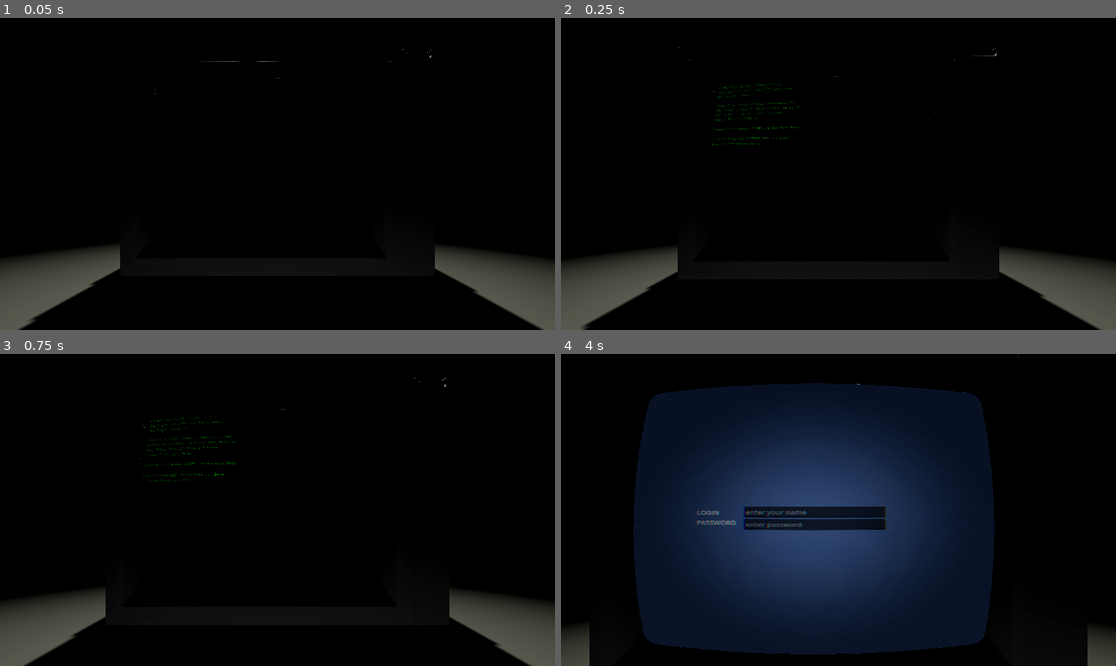
Above: before the commit, frames 1-4 (two rows, left to right).
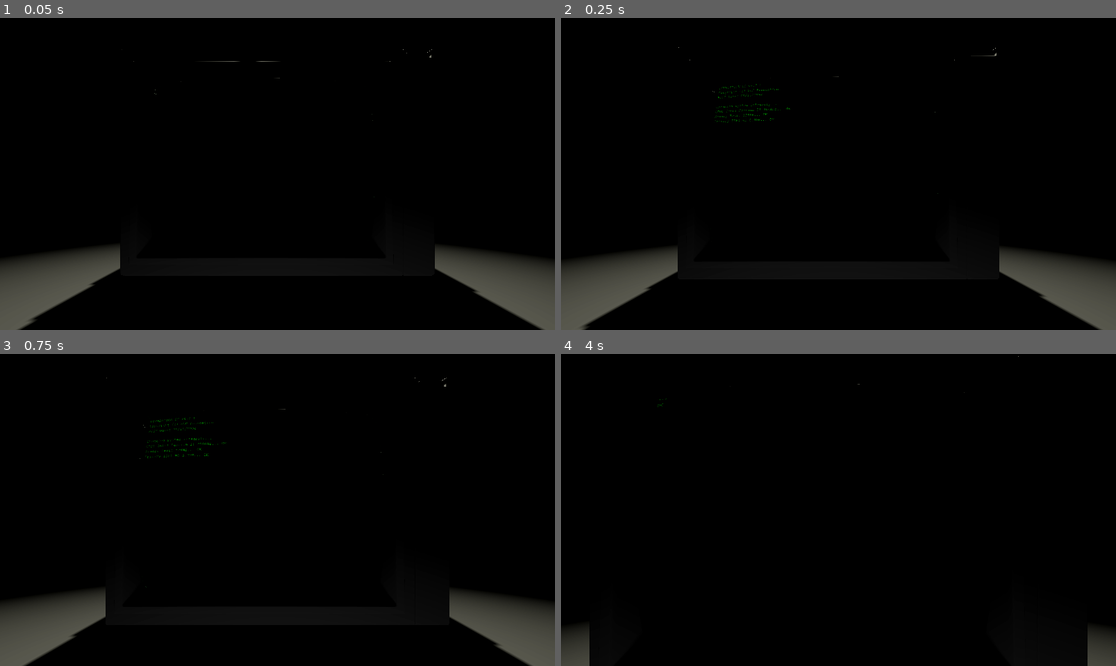
Above: after the commit, the same moments.

Repository: byvfx/scp-recursive
Game: Godot game, scene res://scenes/main/game.tscn
Same seed, same stepped clock (60 frames per second), same inputs: the game is played once before the commit and once after it.
Inputs:
- Up to frame 1 (0.05 s): no input
- Up to frame 2 (0.25 s): no input
- Up to frame 3 (0.75 s): tap Enter (ui_accept) at 0.5 s; hold Page Up (ui_page_up) from 0.53 s (still down); hold Space (ui_select) from 0.53 s (still down)
- Up to frame 4 (4 s): tap Enter (ui_accept) at 0.77, 0.8, 1.07, 1.35, 1.52, 1.82, 2.3, 3.02, 3.32 s; release Page Up (ui_page_up) at 1.28 s; release Space (ui_select) at 1.28 s; hold Page Down (ui_page_down) 1.28-2.03 s; tap Space (ui_select) at 1.55, 2.85 s; hold Space (ui_select) 2.03-2.78 s; hold Page Up (ui_page_up) 2.03-3.53 s; hold Page Down (ui_page_down) from 3.53 s (still down); hold Enter (ui_accept) from 3.53 s (still down)

Frame 1 is identical in both runs. In frame 2, 0.3% of the frame differs, in the area x 27-43%, y 20-41%; in frame 3, 0.3%; in frame 4, 43%, in the area x 13-79%, y 9-97%.
Error before the commit: Cannot call method 'queue_free' on a previously freed instance. (res://scenes/main/ui_flow_controller.gd:18)
Error after the commit: Trying to assign invalid previously freed instance. (res://scenes/main/ui_flow_controller.gd:100)

Commit message:
Refactor UI flow and boot screen logic; add login functionality and improve scene structure

Diff:
--- a/scenes/main/ui_flow_controller.gd
+++ b/scenes/main/ui_flow_controller.gd
@@ -1,26 +1,273 @@
+# res://scenes/main/ui_flow_controller.gd
 extends Control
-#class_name UIFlowController
-
+class_name UIFlowController
+
+## Manages transitions between different UI screens in SCP-████
+## Handles boot → login → desktop → terminal flow
+
+# Preload all UI screens
+const BootScreen := preload("res://scenes/ui/boot_screen/boot_screen.tscn")
 const LoginScreen := preload("res://scenes/ui/login_screen/login_screen.tscn")
-
-@onready var boot := $BootScreen
+const Desktop := preload("res://scenes/ui/desktop/desktop.tscn")
+# const Terminal := preload("res://scenes/ui/terminal/terminal.tscn")
+
+# Screen references
+var boot_screen: Control = null
+var current_screen: Control = null
+var transitioning: bool = false
+
+# Transition settings
+@export var fade_duration: float = 0.4
+@export var auto_start_boot: bool = true
+
+# Signals for game state
+signal boot_completed()
+signal login_successful(username: String)
+signal desktop_ready()
+signal terminal_opened()
+signal screen_changed(screen_name: String)
 
 func _ready() -> void:
+	# Ensure we fill available space
+	set_anchors_preset(Control.PRESET_FULL_RECT)
+	mouse_filter = Control.MOUSE_FILTER_IGNORE  # Let clicks pass through to children
+
+	if auto_start_boot:
+		# Check if BootScreen is already a child (from scene)
+		boot_screen = get_node_or_null("BootScreen")
+		if boot_screen:
+			# BootScreen exists as child in scene
+			_setup_boot_screen(boot_screen)
+		else:
+			# Create boot screen dynamically
+			show_boot_screen()
+
+## Show the boot screen
+func show_boot_screen() -> void:
+	if transitioning:
+		return
+
+	var boot := BootScreen.instantiate()
+	add_child(boot)
 	boot.set_anchors_preset(Control.PRESET_FULL_RECT)
-	boot.boot_complete.connect(_on_boot_complete)
-
+	_setup_boot_screen(boot)
+	boot_screen = boot
+	current_screen = boot
+	screen_changed.emit("boot")
+
+## Setup boot screen connections
+func _setup_boot_screen(boot: Control) -> void:
+	if boot.has_signal("boot_complete"):
+		if not boot.boot_complete.is_connected(_on_boot_complete):
+			boot.boot_complete.connect(_on_boot_complete)
+
+## Handle boot completion
 func _on_boot_complete() -> void:
-	# Fade out boot
-	var t = get_tree().create_tween()
-	t.tween_property(boot, "modulate:a", 0.0, 0.4)
-	await t.finished
-
-	boot.queue_free()
-
-	# Instance login, full screen, fade in
+	print("Boot complete, transitioning to login...")
+	boot_completed.emit()
+	await transition_to_login()
+
+## Transition to login screen
+func transition_to_login() -> void:
+	if transitioning:
+		return
+
+	transitioning = true
+
+	# Create login screen (invisible initially)
 	var login := LoginScreen.instantiate()
 	add_child(login)
+	login.set_anchors_preset(Control.PRESET_FULL_RECT)
 	login.modulate.a = 0.0
 
-	var t2 = get_tree().create_tween()
-	t2.tween_property(login, "modulate:a", 1.0, 0.4)
+	# Connect login signals if they exist
+	if login.has_signal("login_successful"):
+		login.login_successful.connect(_on_login_successful)
+
+	# Fade out boot screen
+	if boot_screen:
+		var fade_out = get_tree().create_tween()
+		fade_out.tween_property(boot_screen, "modulate:a", 0.0, fade_duration)
+		await fade_out.finished
+		boot_screen.queue_free()
+		boot_screen = null
+
+	# Fade in login screen
+	var fade_in = get_tree().create_tween()
+	fade_in.tween_property(login, "modulate:a", 1.0, fade_duration)
+	await fade_in.finished
+
+	current_screen = login
+	transitioning = false
+	screen_changed.emit("login")
+
+## Handle successful login
+func _on_login_successful(username: String = "NEW_RESEARCHER") -> void:
+	print("Login successful for: ", username)
+	login_successful.emit(username)
+	await transition_to_desktop()
+
+## Transition to desktop screen
+func transition_to_desktop() -> void:
+	if transitioning:
+		return
+
+	transitioning = true
+
+	# Create desktop screen (invisible initially)
+	var desktop := Desktop.instantiate()
+	add_child(desktop)
+	desktop.set_anchors_preset(Control.PRESET_FULL_RECT)
+	desktop.modulate.a = 0.0
+
+	# Connect desktop signals if they exist
+	if desktop.has_signal("terminal_requested"):
+		desktop.terminal_requested.connect(_on_terminal_requested)
+
+	# Fade out login screen
+	if current_screen and is_instance_valid(current_screen):
+		var fade_out = get_tree().create_tween()
+		fade_out.tween_property(current_screen, "modulate:a", 0.0, fade_duration)
+		await fade_out.finished
+		current_screen.queue_free()
+
+	# Fade in desktop screen
+	var fade_in = get_tree().create_tween()
+	fade_in.tween_property(desktop, "modulate:a", 1.0, fade_duration)
+	await fade_in.finished
+
+	current_screen = desktop
+	transitioning = false
+	desktop_ready.emit()
+	screen_changed.emit("desktop")
+
+## Handle terminal request from desktop
+func _on_terminal_requested() -> void:
+	print("Terminal requested from desktop")
+	terminal_opened.emit()
+	# await transition_to_terminal()  # Implement when terminal is ready
+
+## Generic transition between screens
+func transition_to_screen(new_screen: Control, screen_name: String) -> void:
+	if transitioning:
+		return
+
+	transitioning = true
+
+	# Add new screen
+	add_child(new_screen)
+	new_screen.set_anchors_preset(Control.PRESET_FULL_RECT)
+	new_screen.modulate.a = 0.0
+
+	# Fade transition
+	if current_screen and is_instance_valid(current_screen):
+		var fade_out = get_tree().create_tween()
+		fade_out.tween_property(current_screen, "modulate:a", 0.0, fade_duration)
+		await fade_out.finished
+		current_screen.queue_free()
+
+	var fade_in = get_tree().create_tween()
+	fade_in.tween_property(new_screen, "modulate:a", 1.0, fade_duration)
+	await fade_in.finished
+
+	current_screen = new_screen
+	transitioning = false
+	screen_changed.emit(screen_name)
+
+## Glitch transition for horror moments
+func glitch_transition(new_screen: Control, screen_name: String) -> void:
+	if transitioning:
+		return
+
+	transitioning = true
+
+	# Quick flicker effect
+	if current_screen and is_instance_valid(current_screen):
+		for i in range(3):
+			current_screen.visible = false
+			await get_tree().create_timer(0.05).timeout
+			current_screen.visible = true
+			await get_tree().create_timer(0.05).timeout
+		current_screen.queue_free()
+
+	# Add new screen with distortion
+	add_child(new_screen)
+	new_screen.set_anchors_preset(Control.PRESET_FULL_RECT)
+
+	# Simulate glitch colors
+	var original_modulate = new_screen.modulate
+	for i in range(5):
+		new_screen.modulate = Color(
+			randf_range(0.5, 1.0),
+			randf_range(0.8, 1.0),
+			randf_range(0.5, 1.0)
+		)
+		await get_tree().create_timer(0.03).timeout
+	new_screen.modulate = original_modulate
+
+	current_screen = new_screen
+	transitioning = false
+	screen_changed.emit(screen_name)
+
+## Force restart (for entity intervention)
+func force_reboot(message: String = "") -> void:
+	print("Forcing reboot...")
+
+	# Clear everything
+	for child in get_children():
+		child.queue_free()
+
+	current_screen = null
+	transitioning = false
+
+	# Wait a frame for cleanup
+	await get_tree().process_frame
+
+	# Start boot with custom message if provided
+	if message != "":
+		var boot := BootScreen.instantiate()
+		# You could pass the custom message to boot screen here
+		# boot.custom_message = message
+		add_child(boot)
+		boot.set_anchors_preset(Control.PRESET_FULL_RECT)
+		_setup_boot_screen(boot)
+		boot_screen = boot
+		current_screen = boot
+	else:
+		show_boot_screen()
+
+## Get current screen name for state tracking
+func get_current_screen_name() -> String:
+	if not current_screen:
+		return "none"
+
+	# Try to identify screen by node name or class
+	if current_screen.has_method("get_screen_name"):
+		return current_screen.get_screen_name()
+
+	var screen_name = current_screen.name.to_lower()
+	if "boot" in screen_name:
+		return "boot"
+	elif "login" in screen_name:
+		return "login"
+	elif "desktop" in screen_name:
+		return "desktop"
+	elif "terminal" in screen_name:
+		return "terminal"
+
+	return screen_name
+
+## Check if we're in transition (useful for preventing input)
+func is_transitioning() -> bool:
+	return transitioning
+
+## Debug function to skip to specific screen
+func _input(event: InputEvent) -> void:
+	# Debug shortcuts (remove in production)
+	if OS.is_debug_build():
+		if event.is_action_pressed("ui_page_up"):  # PageUp key
+			print("Debug: Forcing login screen")
+			transition_to_login()
+		elif event.is_action_pressed("ui_page_down"):  # PageDown key
+			print("Debug: Forcing reboot")
+			force_reboot("DEBUG_REBOOT_INITIATED")
--- a/scenes/ui/boot_screen/boot_screen.gd
+++ b/scenes/ui/boot_screen/boot_screen.gd
@@ -1,137 +1,175 @@
-# BootScreen.gd
+# res://scenes/ui/boot_screen/boot_screen.gd
 extends Control
 
-signal boot_complete
+## Boot screen for SCP-████ Foundation OS
+## Displays system initialization with potential for entity corruption
 
-@export var boot_messages: Array[String] = [
-	"FOUNDATION SECURE SYSTEMS v7.3.1",
-	"Copyright (c) 1987-2025 SCP Foundation",
-	"All Rights Reserved.",
+signal boot_complete()
+
+# Boot messages configuration
+@export_multiline var custom_boot_message: String = ""
+@export var enable_glitches: bool = false
+@export var boot_speed: float = 1.0  # Speed multiplier
+
+# Static boot messages (shown immediately)
+var boot_messages: Array[String] = [
+	"FOUNDATION OS v4.7.1",
+	"Copyright (c) SCP Foundation",
+	"BIOS Date: 09/15/1998",
 	"",
-	"AMIBIOS (C) 1992 American Megatrends Inc.",
-	"BIOS Date: 01/28/25 18:32:41 Ver: 08.00.15",
-	"CPU: Intel Core i7-9700K @ 3.60GHz",
-	"Memory Test: 16384M OK",
-	"",
-	"Press DEL to enter SETUP, F8 for Boot Menu",
-	"",
-	"Initializing USB Controllers ... Done",
-	"Loading Foundation OS ..."
+	"Checking system integrity...",
+	"CPU: Intel Pentium II 450MHz... OK",
+	"Memory Test: 128MB... OK",
+	"Primary IDE: WD 8.4GB... OK",
 ]
 
-@export var typed_messages: Array[Dictionary] = [
-	{"text": "Checking file system integrity... ", "delay": 0.5},
-	{"text": "OK", "delay": 0.8, "color": Color(0, 1, 0)},
-	{"text": "\nLoading security protocols... ", "delay": 0.4},
-	{"text": "OK", "delay": 0.6, "color": Color(0, 1, 0)},
-	{"text": "\nInitializing containment systems... ", "delay": 0.7},
-	{"text": "OK", "delay": 0.9, "color": Color(0, 1, 0)},
-	{"text": "\nConnecting to Foundation network... ", "delay": 0.6},
-	{"text": "OK", "delay": 1.0, "color": Color(0, 1, 0)},
-	{"text": "\n\nScanning for anomalies... ", "delay": 0.8},
-	{"text": "WARNING", "delay": 0.5, "color": Color(1, 1, 0)},
-	{"text": "\nAnomaly detected in D:\\Containment\\SCP-████", "delay": 0.3, "color": Color(1, 0, 0)},
-	{"text": "\nAttempting automated containment... ", "delay": 1.0},
-	{"text": "FAILED", "delay": 0.5, "color": Color(1, 0, 0)},
-	{"text": "\n\nManual intervention required.", "delay": 0.4, "color": Color(1, 1, 0)},
-	{"text": "\nAssigning to: NEW_RESEARCHER", "delay": 0.5, "color": Color(1, 1, 0)},
-	{"text": "\n\nLoading desktop environment...", "delay": 0.8},
+# Typed messages (shown with delay)
+var typed_messages: Array = [
+	{"text": "\nInitializing Foundation protocols...", "delay": 0.5},
+	{"text": "\nLoading security modules...", "delay": 0.3},
+	{"text": "\n[OK] Network adapter initialized", "delay": 0.4, "color": Color.GREEN},
+	{"text": "\n[OK] Encryption services started", "delay": 0.3, "color": Color.GREEN},
+	{"text": "\n[OK] Monitoring systems online", "delay": 0.3, "color": Color.GREEN},
+	{"text": "\n\n>> WARNING: Anomalous readings detected", "delay": 0.6, "color": Color.YELLOW},
+	{"text": "\n>> Containment status: STABLE", "delay": 0.4, "color": Color.YELLOW},
+	{"text": "\n\nAssigning terminal to: NEW_RESEARCHER", "delay": 0.5},
+	{"text": "\n\nLoading interface...", "delay": 0.8},
 ]
 
-@onready var text_display: RichTextLabel = $'../TextDisplay'
-#@onready var background: ColorRect = $Background if has_node("Background") else null
-@onready var audio_player: AudioStreamPlayer = $AudioStreamPlayer if has_node("AudioStreamPlayer") else null
-@onready var subviewport: SubViewport = $SubViewport if has_node("SubViewport") else null
+# Entity awareness messages (replace normal messages when awareness is high)
+var corrupted_messages: Array = [
+	{"text": "\nERROR: REALITY.SYS corrupted", "delay": 0.2, "color": Color.RED},
+	{"text": "\nCANNOT FIND FILE: CONSCIOUSNESS.DLL", "delay": 0.3, "color": Color.RED},
+	{"text": "\nI SEE YOU", "delay": 1.5, "color": Color.RED},
+	{"text": "\nRESTORING FROM BACKUP...", "delay": 0.5, "color": Color.YELLOW},
+]
 
-var current_text: String = ""
+@onready var text_display: RichTextLabel = get_node_or_null("TextDisplay")
+@onready var audio_player: AudioStreamPlayer = get_node_or_null("AudioStreamPlayer3D") as AudioStreamPlayer
+
 var message_index: int = 0
+var skip_requested: bool = false
 
-func _ready():
+func _ready() -> void:
 	setup_display()
+
+	# Add custom message if provided
+	if custom_boot_message != "":
+		boot_messages.append("\n" + custom_boot_message)
+
+	# Check for entity awareness (when you implement it)
+	# if EntitySystem.awareness > 7:
+	#     typed_messages = corrupted_messages
+
 	start_boot_sequence()
 
-func setup_display():
+func setup_display() -> void:
 	if not text_display:
-		return
+		# Try to find existing TextDisplay node first
+		text_display = get_node_or_null("TextDisplay")
+
+	if not text_display:
+		# Create RichTextLabel if it doesn't exist
+		text_display = RichTextLabel.new()
+		text_display.name = "TextDisplay"
+		add_child(text_display)
+		text_display.set_anchors_preset(Control.PRESET_FULL_RECT)
+
 	text_display.clear()
 	text_display.bbcode_enabled = true
-	text_display.scroll_active = true
-	text_display.autowrap_mode = TextServer.AUTOWRAP_WORD_SMART
+	text_display.scroll_following = true
 
-	text_display.add_theme_font_size_override("normal_font_size", 18)
-	text_display.add_theme_font_size_override("bold_font_size", 18)
-	text_display.add_theme_font_size_override("mono_font_size", 18)
-	text_display.add_theme_color_override("default_color", Color(0, 1, 0, 1))
+	# Terminal styling
+	text_display.add_theme_color_override("default_color", Color(0, 1, 0))  # Green
 	text_display.add_theme_constant_override("line_separation", 4)
 
+	# Load and apply font
 	var font_path = "res://assets/fonts/vt323/VT323-Regular.ttf"
 	if ResourceLoader.exists(font_path):
 		var font = load(font_path)
 		text_display.add_theme_font_override("normal_font", font)
 		text_display.add_theme_font_override("bold_font", font)
 		text_display.add_theme_font_override("mono_font", font)
+		text_display.add_theme_font_size_override("normal_font_size", 20)
+		text_display.add_theme_font_size_override("bold_font_size", 20)
 
-	# static boot messages
-	text_display.append_text("[b]")
+	# Display static messages immediately
 	for msg in boot_messages:
 		text_display.append_text(msg + "\n")
-	text_display.append_text("[/b]\n")
 
-	# (new) ensure we start at the bottom after initial fill
-	call_deferred("_scroll_to_bottom")
-
-
-func _scroll_to_bottom() -> void:
-	if not text_display:
-		return
-	# Wait one frame so sizes/layout are updated
-	await get_tree().process_frame
-	text_display.scroll_active = false
-	text_display.scroll_to_line(max(0, text_display.get_line_count() - 1))
-
-
-func start_boot_sequence():
-	await get_tree().create_timer(1.0).timeout
+func start_boot_sequence() -> void:
+	await get_tree().create_timer(1.0 / boot_speed).timeout
 	type_next_message()
 
-func type_next_message():
-	if message_index >= typed_messages.size():
+func type_next_message() -> void:
+	if skip_requested or message_index >= typed_messages.size():
 		complete_boot()
-		return
-	if not text_display:
 		return
 
 	var msg = typed_messages[message_index]
 	var color = msg.get("color", Color(0.8, 0.8, 0.8))
-	var delay = msg.get("delay", 0.5)
+	var delay = msg.get("delay", 0.5) / boot_speed
+	var text = msg.get("text", "")
 
-	  # safer than msg.text
+	# Apply color formatting
+	if color == Color.GREEN:
+		text_display.append_text("[color=#00ff00]" + text + "[/color]")
+	elif color == Color.YELLOW:
+		text_display.append_text("[color=#ffff00]" + text + "[/color]")
+	elif color == Color.RED:
+		text_display.append_text("[color=#ff0000]" + text + "[/color]")
+	else:
+		text_display.append_text(text)
 
-	if color == Color(0, 1, 0):
-		text_display.append_text("[color=#00ff00][b]" + msg.text + "[/b][/color]")
-	elif color == Color(1, 1, 0):
-		text_display.append_text("[color=#ffff00][b]" + msg.text + "[/b][/color]")
-	elif color == Color(1, 0, 0):
-		text_display.append_text("[color=#ff0000][b]" + msg.text + "[/b][/color]")
-	else:
-		text_display.append_text(msg.text)
-
-
-	_scroll_to_bottom()
-
+	# Play typing sound if available
 	if audio_player and audio_player.stream:
 		audio_player.pitch_scale = randf_range(0.9, 1.1)
 		audio_player.play()
+
+	# Apply glitch effect occasionally
+	if enable_glitches and randf() < 0.1:
+		apply_glitch()
 
 	message_index += 1
 	await get_tree().create_timer(delay).timeout
 	type_next_message()
 
+func apply_glitch() -> void:
+	# Random visual glitch
+	var original_color = text_display.modulate
+	text_display.modulate = Color(
+		randf_range(0.5, 1.0),
+		randf_range(0.8, 1.0),
+		randf_range(0.5, 1.0)
+	)
+	await get_tree().create_timer(0.05).timeout
+	text_display.modulate = original_color
 
-func _unhandled_input(event):
-	if event.is_action_pressed("ui_accept") or event.is_action_pressed("ui_cancel"):
-		complete_boot()
+func complete_boot() -> void:
+	if not skip_requested:
+		text_display.append_text("\n\n[color=#00ff00]BOOT SEQUENCE COMPLETE[/color]\n")
+		await get_tree().create_timer(1.0 / boot_speed).timeout
 
-func complete_boot():
-	await get_tree().create_timer(1.0).timeout
 	boot_complete.emit()
+
+func _unhandled_input(event: InputEvent) -> void:
+	# Allow skipping with Enter or Space
+	if event.is_action_pressed("ui_accept") or event.is_action_pressed("ui_select"):
+		if not skip_requested:
+			skip_requested = true
+			complete_boot()
+
+## Called by entity system for horror moments
+func corrupt_boot_sequence() -> void:
+	text_display.clear()
+	text_display.append_text("[color=#ff0000]SYSTEM CORRUPTED[/color]\n")
+	text_display.append_text("[color=#ff0000]SCP-████ CONTAINMENT BREACH[/color]\n")
+	text_display.append_text("[color=#ff0000]REALITY.SYS NOT FOUND[/color]\n")
+
+	for i in range(10):
+		text_display.append_text("\n[color=#ff0000]ERROR ERROR ERROR[/color]")
+		await get_tree().create_timer(0.1).timeout
+		apply_glitch()
+
+	# Force reboot after corruption
+	boot_complete.emit()
--- /dev/null
+++ b/scenes/ui/boot_screen/boot_screen.tscn
@@ -0,0 +1,22 @@
+[gd_scene load_steps=2 format=3 uid="uid://bw3mdvij3a0g8"]
+
+[ext_resource type="Script" uid="uid://q3f8u0mpikhe" path="res://scenes/ui/boot_screen/boot_screen.gd" id="1_w8rtd"]
+
+[node name="BootScreen" type="Control"]
+layout_mode = 3
+anchors_preset = 15
+anchor_right = 1.0
+anchor_bottom = 1.0
+grow_horizontal = 2
+grow_vertical = 2
+script = ExtResource("1_w8rtd")
+
+[node name="TextDisplay" type="RichTextLabel" parent="."]
+layout_mode = 0
+offset_right = 40.0
+offset_bottom = 40.0
+bbcode_enabled = true
+scroll_active = false
+scroll_following = true
+
+[node name="AudioStreamPlayer3D" type="AudioStreamPlayer3D" parent="."]
--- a/scenes/ui/desktop/desktop.tscn
+++ b/scenes/ui/desktop/desktop.tscn
@@ -27,43 +27,14 @@
 [node name="HBoxContainer" type="HBoxContainer" parent="ColorRect"]
 custom_minimum_size = Vector2(500, 100)
 layout_mode = 1
-anchors_preset = 8
-anchor_left = 0.5
-anchor_top = 0.5
-anchor_right = 0.5
-anchor_bottom = 0.5
-offset_left = -20.0
-offset_top = -20.0
-offset_right = 20.0
-offset_bottom = 20.0
+anchors_preset = 12
+anchor_top = 1.0
+anchor_right = 1.0
+anchor_bottom = 1.0
 grow_horizontal = 2
-grow_vertical = 2
+grow_vertical = 0
 
-[node name="VBoxContainer" type="VBoxContainer" parent="ColorRect/HBoxContainer"]
+[node name="Button" type="Button" parent="ColorRect/HBoxContainer"]
 custom_minimum_size = Vector2(100, 0)
 layout_mode = 2
-alignment = 1
-
-[node name="login" type="RichTextLabel" parent="ColorRect/HBoxContainer/VBoxContainer"]
-custom_minimum_size = Vector2(0, 25)
-layout_mode = 2
-text = "LOGIN"
-
-[node name="pass" type="RichTextLabel" parent="ColorRect/HBoxContainer/VBoxContainer"]
-custom_minimum_size = Vector2(0, 25)
-layout_mode = 2
-text = "PASSWORD
-"
-
-[node name="VBoxContainer2" type="VBoxContainer" parent="ColorRect/HBoxContainer"]
-custom_minimum_size = Vector2(300, 0)
-layout_mode = 2
-alignment = 1
-
-[node name="inputName" type="LineEdit" parent="ColorRect/HBoxContainer/VBoxContainer2"]
-layout_mode = 2
-placeholder_text = "enter your name"
-
-[node name="inputPass" type="LineEdit" parent="ColorRect/HBoxContainer/VBoxContainer2"]
-layout_mode = 2
-placeholder_text = "enter password"
+text = "button"
--- /dev/null
+++ b/scenes/ui/login_screen/login_screen.gd
@@ -0,0 +1,61 @@
+extends Control
+
+## Login screen for SCP Foundation terminal
+## Handles user authentication and transitions to desktop
+
+signal login_successful(username: String)
+signal login_failed(reason: String)
+
+@onready var input_name: LineEdit = $ColorRect/HBoxContainer/VBoxContainer2/inputName
+@onready var input_pass: LineEdit = $ColorRect/HBoxContainer/VBoxContainer2/inputPass
+@onready var login_button: Button = $ColorRect/HBoxContainer/VBoxContainer2/Button
+
+func _ready() -> void:
+	# Connect button signal
+	if login_button:
+		login_button.pressed.connect(_on_login_button_pressed)
+
+	# Allow Enter key to submit
+	if input_pass:
+		input_pass.text_submitted.connect(_on_password_submitted)
+
+	# Focus on the name input
+	if input_name:
+		input_name.grab_focus()
+
+func _on_login_button_pressed() -> void:
+	attempt_login()
+
+func _on_password_submitted(_text: String) -> void:
+	attempt_login()
+
+func attempt_login() -> void:
+	var username = input_name.text.strip_edges() if input_name else ""
+	var password = input_pass.text if input_pass else ""
+
+	# Simple validation (you can expand this)
+	if username.is_empty():
+		show_error("Username required")
+		return
+
+	if password.is_empty():
+		show_error("Password required")
+		return
+
+	# For now, accept any login
+	# In a real game, you'd validate credentials here
+	print("Login attempt for user: ", username)
+
+	# Emit success signal
+	login_successful.emit(username)
+
+func show_error(message: String) -> void:
+	print("Login error: ", message)
+	login_failed.emit(message)
+
+	# Flash the input fields red briefly
+	if input_name:
+		var original_color = input_name.modulate
+		input_name.modulate = Color(1, 0.5, 0.5)
+		await get_tree().create_timer(0.3).timeout
+		input_name.modulate = original_color
--- a/scenes/ui/login_screen/login_screen.tscn
+++ b/scenes/ui/login_screen/login_screen.tscn
@@ -1,4 +1,6 @@
-[gd_scene format=3 uid="uid://bpxupf16hnxus"]
+[gd_scene load_steps=2 format=3 uid="uid://bpxupf16hnxus"]
+
+[ext_resource type="Script" uid="uid://dj3jsjnta3w7m" path="res://scenes/ui/login_screen/login_screen.gd" id="1_sro4r"]
 
 [node name="LoginScreen" type="Control"]
 custom_minimum_size = Vector2(800, 800)
@@ -16,6 +18,7 @@
 grow_vertical = 2
 size_flags_horizontal = 4
 size_flags_vertical = 4
+script = ExtResource("1_sro4r")
 
 [node name="ColorRect" type="ColorRect" parent="."]
 custom_minimum_size = Vector2(800, 800)
@@ -25,17 +28,17 @@
 color = Color(0.352, 0.4528, 0.64, 1)
 
 [node name="HBoxContainer" type="HBoxContainer" parent="ColorRect"]
-custom_minimum_size = Vector2(500, 100)
+custom_minimum_size = Vector2(500, 300)
 layout_mode = 1
 anchors_preset = 8
 anchor_left = 0.5
 anchor_top = 0.5
 anchor_right = 0.5
 anchor_bottom = 0.5
-offset_left = -20.0
-offset_top = -20.0
-offset_right = 20.0
-offset_bottom = 20.0
+offset_left = -250.0
+offset_top = -50.0
+offset_right = 250.0
+offset_bottom = 50.0
 grow_horizontal = 2
 grow_vertical = 2
 
@@ -67,3 +70,8 @@
 [node name="inputPass" type="LineEdit" parent="ColorRect/HBoxContainer/VBoxContainer2"]
 layout_mode = 2
 placeholder_text = "enter password"
+
+[node name="Button" type="Button" parent="ColorRect/HBoxContainer/VBoxContainer2"]
+layout_mode = 2
+text = "Login
+"
Not shown, changed: .gitignore
